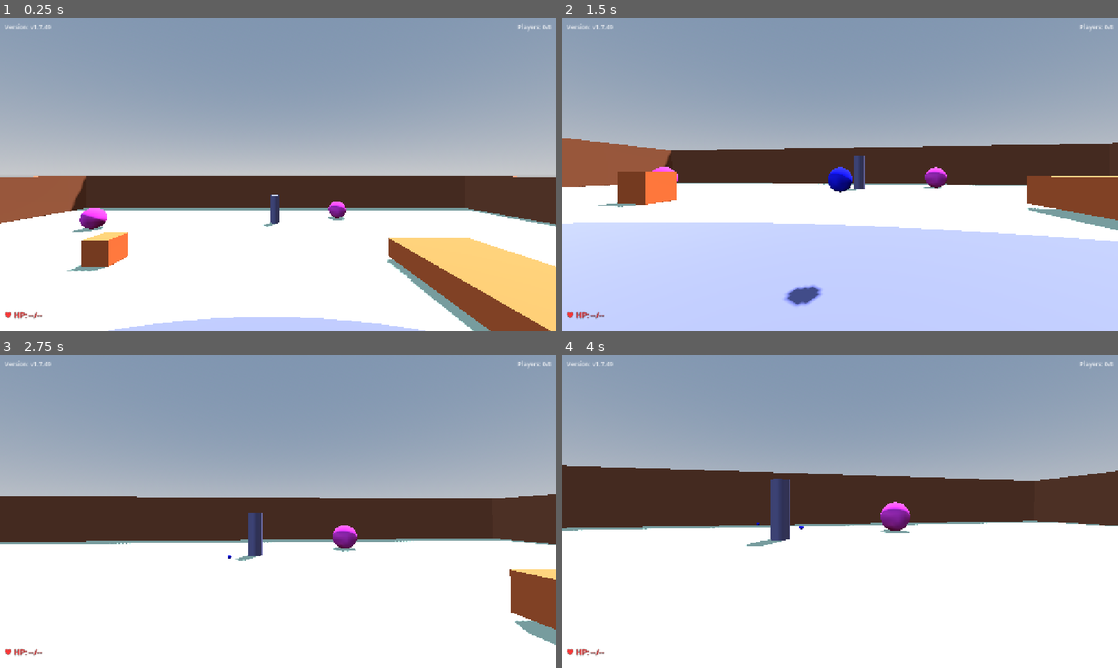
Above: before the commit, frames 1-4 (two rows, left to right).
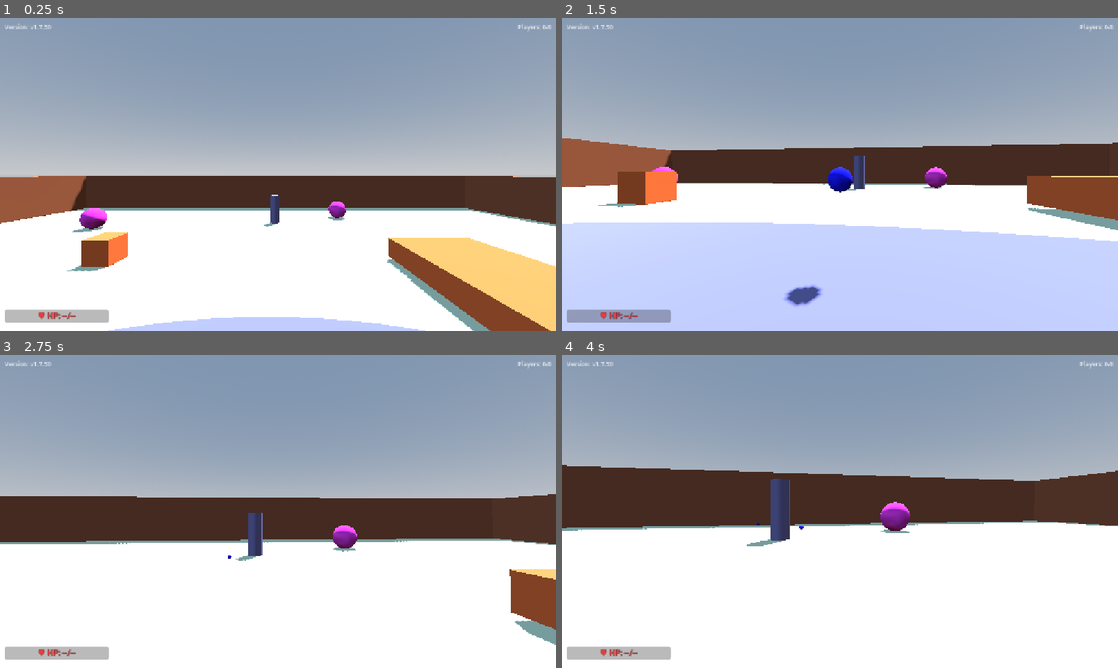
Above: after the commit, the same moments.

Repository: shikiuku/SimpleFPS
Game: Godot game, scene res://scenes/TestLevel.tscn
Two runs of this game, one before a commit and one after it. Both use one fixed random seed, a clock stepped at 60 frames per second and the inputs below. This scene is started directly instead of the project's main scene.
Inputs (mouse positions are in pixels of both pictures, inside the frame that each line leads up to):
- Up to frame 1 (0.25 s): no input
- Up to frame 2 (1.5 s): move the mouse to (867, 174) at 0.52 s; hold Shift (run) 0.53-1.28 s; hold W (move_forward) from 0.53 s (still down); tap Space (jump) at 0.77 s; move the mouse to (812, 174) at 1.27 s; click (812, 174) at 1.35 s
- Up to frame 3 (2.75 s): keep holding W (move_forward); tap Space (jump) at 1.52 s; move the mouse to (289, 505) at 2.02 s; hold Shift (run) from 2.03 s (still down)
- Up to frame 4 (4 s): keep holding W (move_forward); move the mouse to (834, 517) at 2.77 s; release Shift (run) at 2.78 s; click (834, 517) at 2.85 s; tap Space (jump) at 3.02, 3.77 s; move the mouse to (878, 514) at 3.52 s; hold Shift (run) from 3.53 s (still down)

The runs differ from the first frame. In frame 1, 0.8% of the frame differs, in the area x 0-20%, y 2-98%; in frame 2, 0.8%; in frame 3, 0.8%; in frame 4, 0.8%.

Commit message:
v1.7.50: Add overhead health display for players
- Add overhead health bar display for all visible players
- Hide overhead health display for local player (self)
- Hide overhead health display for Player1 (server/invisible player)
- Show overhead health display for remote players (enemies) only
- Health bar shows HP value with color-coded status:
  * Green: 75%+ health
  * Yellow: 50-75% health
  * Orange: 25-50% health
  * Red: 0-25% health
- Update overhead display on damage, respawn, and death scene return
- Bottom-left health bar remains for local player's own HP monitoring
- SubViewport technique used for 3D health bar rendering
- Billboard mode ensures health bars always face camera

🤖 Generated with [Claude Code](https://claude.ai/code)

Co-Authored-By: Claude <noreply@anthropic.com>

Diff:
--- a/project.godot
+++ b/project.godot
@@ -11,7 +11,7 @@
 [application]
 
 config/name="Simple FPS"
-config/version="1.7.49"
+config/version="1.7.50"
 config/tags=PackedStringArray("3d", "multiplayer", "fps")
 run/main_scene="res://scenes/MainMenu.tscn"
 config/features=PackedStringArray("4.4", "Forward Plus")
--- a/scenes/GameUI.tscn
+++ b/scenes/GameUI.tscn
@@ -35,16 +35,25 @@
 label_settings = SubResource("LabelSettings_1")
 horizontal_alignment = 2
 
-[node name="HealthLabel" type="Label" parent="."]
+[node name="HealthBar" type="ProgressBar" parent="."]
 anchors_preset = 2
 anchor_top = 1.0
 anchor_bottom = 1.0
 offset_left = 10.0
 offset_top = -50.0
-offset_right = 200.0
-offset_bottom = -10.0
+offset_right = 250.0
+offset_bottom = -20.0
+value = 100.0
+show_percentage = false
+
+[node name="HealthLabel" type="Label" parent="HealthBar"]
+layout_mode = 0
+anchor_right = 1.0
+anchor_bottom = 1.0
 text = "♥ HP: 100/100"
 label_settings = SubResource("LabelSettings_Health")
+horizontal_alignment = 1
+vertical_alignment = 1
 
 [node name="KillNotificationLabel" type="Label" parent="."]
 visible = false
--- a/scenes/SimpleFPSPlayer.tscn
+++ b/scenes/SimpleFPSPlayer.tscn
@@ -18,6 +18,9 @@
 
 [sub_resource type="StandardMaterial3D" id="StandardMaterial3D_ViewDirection"]
 albedo_color = Color(1, 1, 0, 0.8)
+
+[sub_resource type="ViewportTexture" id="ViewportTexture_1"]
+viewport_path = NodePath("HealthBarUI/SubViewport")
 
 [node name="FPSPlayer" type="CharacterBody3D"]
 collision_mask = 3
@@ -40,3 +43,45 @@
 visible = false
 mesh = SubResource("BoxMesh_ViewDirection")
 surface_material_override/0 = SubResource("StandardMaterial3D_ViewDirection")
+
+[node name="HealthBarUI" type="Node3D" parent="."]
+transform = Transform3D(1, 0, 0, 0, 1, 0, 0, 0, 1, 0, 1.2, 0)
+
+[node name="SubViewport" type="SubViewport" parent="HealthBarUI"]
+transparent_bg = true
+size = Vector2i(200, 30)
+render_target_update_mode = 4
+
+[node name="HealthBarControl" type="Control" parent="HealthBarUI/SubViewport"]
+layout_mode = 3
+anchors_preset = 15
+anchor_right = 1.0
+anchor_bottom = 1.0
+grow_horizontal = 2
+grow_vertical = 2
+
+[node name="PlayerHealthBar" type="ProgressBar" parent="HealthBarUI/SubViewport/HealthBarControl"]
+layout_mode = 1
+anchors_preset = 15
+anchor_right = 1.0
+anchor_bottom = 1.0
+grow_horizontal = 2
+grow_vertical = 2
+value = 100.0
+show_percentage = false
+
+[node name="PlayerHealthLabel" type="Label" parent="HealthBarUI/SubViewport/HealthBarControl/PlayerHealthBar"]
+layout_mode = 1
+anchors_preset = 15
+anchor_right = 1.0
+anchor_bottom = 1.0
+grow_horizontal = 2
+grow_vertical = 2
+text = "100"
+horizontal_alignment = 1
+vertical_alignment = 1
+
+[node name="Sprite3D" type="Sprite3D" parent="HealthBarUI"]
+billboard = 1
+texture_filter = 0
+texture = SubResource("ViewportTexture_1")
--- a/scripts/GameUI.gd
+++ b/scripts/GameUI.gd
@@ -2,11 +2,12 @@
 
 @onready var version_label = $VersionLabel
 @onready var player_count_label = $PlayerCountLabel
-@onready var health_label = $HealthLabel
+@onready var health_bar = $HealthBar
+@onready var health_label = $HealthBar/HealthLabel
 @onready var kill_notification_label = $KillNotificationLabel
 
 # ゲームのバージョン
-const VERSION = "v1.7.49"
+const VERSION = "v1.7.50"
 
 func _ready():
 	# バージョンを表示
@@ -59,9 +60,9 @@
 		print("All peers: ", peers, " My ID: ", my_id, " Real players: ", peer_count)
 
 func update_health_display():
-	# HealthLabelが存在するか確認
-	if not health_label:
-		print("ERROR: HealthLabel not found!")
+	# HealthBarとHealthLabelが存在するか確認
+	if not health_bar or not health_label:
+		print("ERROR: HealthBar or HealthLabel not found!")
 		return
 
 	# ローカルプレイヤーのHPを取得
@@ -71,27 +72,46 @@
 		var current_hp = local_player.get_health()
 		var max_hp = local_player.get_max_health()
 
+		# HPバーの値を更新
+		health_bar.max_value = max_hp
+		health_bar.value = current_hp
+
 		# HPバーの色を変更（低いほど赤く）
 		var health_percentage = float(current_hp) / float(max_hp)
-		var color = Color.WHITE
+		var bar_color = Color.WHITE
+		var text_color = Color.WHITE
 
 		if health_percentage <= 0.25:
-			color = Color.RED
+			bar_color = Color.RED
+			text_color = Color.WHITE
 		elif health_percentage <= 0.5:
-			color = Color.ORANGE
+			bar_color = Color.ORANGE
+			text_color = Color.WHITE
 		elif health_percentage <= 0.75:
-			color = Color.YELLOW
-
+			bar_color = Color.YELLOW
+			text_color = Color.BLACK
+		else:
+			bar_color = Color.GREEN
+			text_color = Color.WHITE
+
+		# ProgressBarの色を設定
+		health_bar.modulate = bar_color
+
+		# テキストの更新と色設定
 		health_label.text = "♥ HP: " + str(current_hp) + "/" + str(max_hp)
-		health_label.modulate = color
+		health_label.modulate = text_color
 
 		# 死亡時の表示
 		if local_player.is_dead:
 			health_label.text = "💀 DEAD - Respawning..."
 			health_label.modulate = Color.RED
+			health_bar.modulate = Color.RED
+			health_bar.value = 0
 	else:
 		health_label.text = "♥ HP: --/--"
 		health_label.modulate = Color.WHITE
+		health_bar.modulate = Color.WHITE
+		health_bar.value = 0
 
 func get_local_player():
 	# ローカルプレイヤー（権限を持つプレイヤー）を探す
--- a/scripts/SimpleFPSController.gd
+++ b/scripts/SimpleFPSController.gd
@@ -14,6 +14,8 @@
 @onready var camera_holder = $CameraHolder
 @onready var mesh_instance = $MeshInstance3D
 @onready var view_direction_line = $ViewDirectionLine
+@onready var health_bar_ui = $HealthBarUI/SubViewport/HealthBarControl/PlayerHealthBar
+@onready var health_label_ui = $HealthBarUI/SubViewport/HealthBarControl/PlayerHealthBar/PlayerHealthLabel
 
 # 視点回転を絶対値で管理
 var current_y_rotation = 0.0  # 水平回転
@@ -63,6 +65,9 @@
 	current_health = max_health
 	is_dead = false
 
+	# プレイヤー上部のHP表示を初期化
+	call_deferred("update_overhead_health_display")
+
 	# リスポーン処理をチェック（死亡シーンから戻ってきた場合）
 	if RespawnManager.should_respawn and is_multiplayer_authority():
 		call_deferred("handle_respawn_return")
@@ -86,6 +91,12 @@
 
 		camera.current = true
 		mesh_instance.visible = false
+
+		# 自分のプレイヤーには頭上HP表示は不要なので非表示
+		if $HealthBarUI:
+			$HealthBarUI.visible = false
+			print("Overhead health display hidden for local player")
+
 		print("Local player initialized: ", name, " (BLUE - INVISIBLE TO SELF)")
 	else:
 		# 他のプレイヤー（リモート）
@@ -98,6 +109,9 @@
 			mesh_instance.visible = false
 			if view_direction_line:
 				view_direction_line.visible = false
+			# Player1のHP表示も非表示
+			if $HealthBarUI:
+				$HealthBarUI.visible = false
 			print("Server player (Player1) - HIDDEN")
 			return
 
@@ -106,6 +120,11 @@
 		# 視点方向ラインを表示（他プレイヤーのみ、Player1以外）
 		if view_direction_line:
 			view_direction_line.visible = true
+
+		# 他のプレイヤーにはHP表示を表示
+		if $HealthBarUI:
+			$HealthBarUI.visible = true
+			print("Overhead health display enabled for remote player: ", name)
 
 		# プレイヤーIDに基づいて色を決定
 		var player_color = get_player_color(player_id)
@@ -484,6 +503,9 @@
 	current_health -= amount
 	print("Player ", name, " took ", amount, " damage. Health: ", current_health, "/", max_health)
 
+	# プレイヤー上部のHP表示を更新
+	update_overhead_health_display()
+
 	if current_health <= 0:
 		print("Player health reached 0 - calling die()")
 		die()
@@ -546,6 +568,9 @@
 	global_position = Vector3(0, 2, 0)
 	velocity = Vector3.ZERO
 
+	# プレイヤー上部のHP表示を更新
+	update_overhead_health_display()
+
 	# タイマーを削除
 	if respawn_timer:
 		respawn_timer.queue_free()
@@ -575,7 +600,41 @@
 	set_physics_process(true)
 	visible = true
 
+	# プレイヤー上部のHP表示を更新
+	update_overhead_health_display()
+
 	# リスポーンフラグをクリア
 	RespawnManager.clear_respawn_flag()
 
 	print("Player respawned successfully at position: ", global_position)
+
+# プレイヤー上部のHP表示を更新する関数
+func update_overhead_health_display():
+	# ノードが存在するかチェック
+	if health_bar_ui == null or health_label_ui == null:
+		return
+
+	# HPバーの値を更新
+	health_bar_ui.max_value = max_health
+	health_bar_ui.value = current_health
+
+	# HPラベルの文字を更新
+	health_label_ui.text = str(current_health)
+
+	# HPバーの色を体力に応じて変更
+	var health_percentage = float(current_health) / float(max_health)
+	var bar_color = Color.WHITE
+
+	if health_percentage <= 0.25:
+		bar_color = Color.RED
+	elif health_percentage <= 0.5:
+		bar_color = Color.ORANGE
+	elif health_percentage <= 0.75:
+		bar_color = Color.YELLOW
+	else:
+		bar_color = Color.GREEN
+
+	# ProgressBarの色を変更
+	health_bar_ui.modulate = bar_color
+
+	print("Updated overhead health display for ", name, " - HP: ", current_health, "/", max_health, " Color: ", bar_color)
Not shown: 1 places in scenes/SimpleFPSPlayer.tscn that only renumber resources
Not shown, changed: web-build/index.html
Not shown, changed: web-build/index.pck
